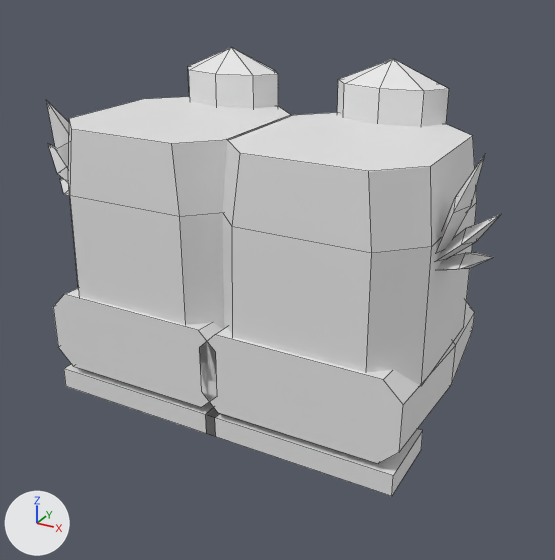
One commit to the FBX model roblox/art/armor/shoes_tier5_normal.fbx: the scene before it, then after it.
The view is the same before and after, from a 50 mm camera at (1.97, -3.4, -1.48) aimed at (0.03, 0.14, -3.25). Arrows for +X, +Y and +Z are at lower left; the lights stay in place. The older version comes first. Mesh edges are drawn as thin lines. Where no turn or scale is listed for an object, it has been applied to the vertices.

Names of what the first picture shows: 'Boot_L', 'Boot_R', 'Greave_L', 'Greave_L_Trim', 'Greave_R', 'Greave_R_Trim'.
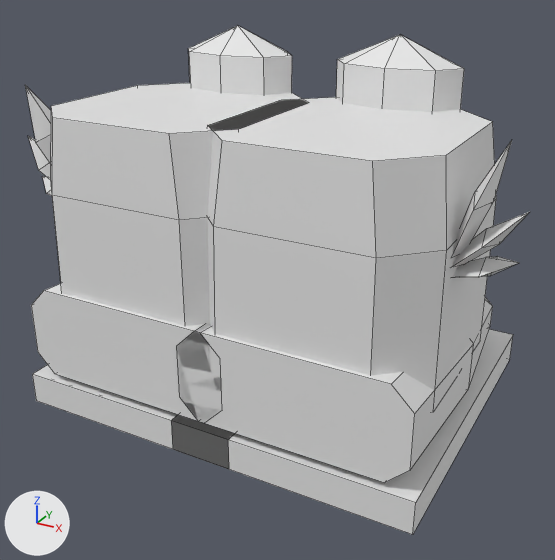
Boxes (x1, y1, x2, y2) around the edits, measured in the pictures (555 x 560 px; the box of a moved part takes in the faces that stretch with it):
'Greave_R', rescaled (13% wider, 15% taller)
    before: (223, 59, 477, 386)
    after: (208, 35, 496, 412)
'Greave_L', rescaled
    before: (68, 48, 291, 329)
    after: (51, 26, 308, 326)
'Boot_R', reshaped (23% wider, 23% taller)
    before: (199, 302, 475, 496)
    after: (172, 297, 513, 535)
'Boot_L', reshaped (20% wider, 28% taller)
    before: (53, 288, 223, 433)
    after: (31, 283, 235, 469)
'Greave_R_Trim', moved, rescaled (20% wider, 19% taller)
    before: (437, 155, 501, 270)
    after: (452, 141, 529, 278)
'Greave_L_Trim', moved, rescaled (12% wider, 14% taller)
    before: (46, 100, 70, 196)
    after: (25, 85, 52, 195)
part 2 of me_boot_l, moved or reshaped
    before: (53, 288, 223, 407)
    after: (31, 283, 222, 423)
part 3 of me_boot_l, added
    after: (32, 365, 235, 469)
part 4 of me_boot_l, deleted
    before: (64, 364, 220, 433)
part 7 of me_boot_r, moved or reshaped
    before: (199, 302, 475, 463)
    after: (176, 297, 493, 483)
part 8 of me_boot_r, added
    after: (172, 329, 513, 535)
part 9 of me_boot_r, deleted
    before: (205, 408, 423, 496)

The change, as a list of edits to the scene's bpy script:
```text
Change me_greave_r_trim:
    used by ob_greave_r_trim; location = (0.5, 0.0, -2.8)
    remove me_greave_r_trim.from_pydata(...)  # 27 vertices, 27 faces; spans x 0.524..0.805, y -0.311..-0.023, z -0.076..0.52
    add me_greave_r_trim.from_pydata(...)  # 27 vertices, 27 faces; spans x 0.603..0.925, y -0.357..-0.027, z -0.087..0.598
    me_greave_r_trim part 5: the whole mesh is scaled about the mesh origin by 1.15
Change me_boot_r:
    used by ob_boot_r; location = (0.5, 0.0, -3.55)
    remove me_boot_r.from_pydata(...)  # 40 vertices, 32 faces; spans x -0.57..0.57, y -0.55..1.03, z -0.35..0.27
    add me_boot_r.from_pydata(...)  # 48 vertices, 38 faces; spans x -0.68..0.68, y -0.66..1.21, z -0.44..0.31
    me_boot_r part 7: the loose piece of 32 vertices spanning x -0.57..0.57, y -0.55..1.03, z -0.22..0.27 is scaled about the mesh origin by 1.15
    me_boot_r part 8: a new loose piece, a box spanning x -0.68..0.68, y -0.66..1.21, z -0.44..-0.25, in mat_shoes_tier5_normal_boot_r (white #e7e7e7)
    me_boot_r part 9: the loose piece of 8 vertices spanning x -0.53..0.53, y -0.55..-0.13, z -0.35..-0.23 is deleted
    other edits to the shape of me_boot_r do not show in these pictures
Change me_boot_l:
    used by ob_boot_l; location = (-0.5, 0.0, -3.55)
    remove me_boot_l.from_pydata(...)  # 40 vertices, 32 faces; spans x -0.57..0.57, y -0.55..1.03, z -0.35..0.27
    add me_boot_l.from_pydata(...)  # 48 vertices, 38 faces; spans x -0.68..0.68, y -0.66..1.21, z -0.44..0.31
    me_boot_l part 2: the loose piece of 32 vertices spanning x -0.57..0.57, y -0.55..1.03, z -0.22..0.27 is scaled about the mesh origin by 1.15
    me_boot_l part 3: a new loose piece, a box spanning x -0.68..0.68, y -0.66..1.21, z -0.44..-0.25, in mat_shoes_tier5_normal_boot_l (white #e7e7e7)
    me_boot_l part 4: the loose piece of 8 vertices spanning x -0.53..0.53, y -0.55..-0.13, z -0.35..-0.23 is deleted
    other edits to the shape of me_boot_l do not show in these pictures
Change me_greave_l_trim:
    used by ob_greave_l_trim; location = (-0.5, 0.0, -2.8)
    remove me_greave_l_trim.from_pydata(...)  # 27 vertices, 27 faces; spans x -0.805..-0.524, y -0.311..-0.023, z -0.076..0.52
    add me_greave_l_trim.from_pydata(...)  # 27 vertices, 27 faces; spans x -0.925..-0.603, y -0.357..-0.027, z -0.087..0.598
    me_greave_l_trim part 1: the whole mesh is scaled about the mesh origin by 1.15
Change me_greave_l:
    used by ob_greave_l; location = (-0.5, 0.0, -2.8)
    remove me_greave_l.from_pydata(...)  # 42 vertices, 42 faces; spans x -0.56..0.56, y -0.53..0.713, z -0.6..0.76
    add me_greave_l.from_pydata(...)  # 42 vertices, 42 faces; spans x -0.644..0.644, y -0.61..0.82, z -0.69..0.874
    me_greave_l part 6: the whole mesh is scaled about the mesh origin by 1.15
Change me_greave_r:
    used by ob_greave_r; location = (0.5, 0.0, -2.8)
    remove me_greave_r.from_pydata(...)  # 42 vertices, 42 faces; spans x -0.56..0.56, y -0.53..0.713, z -0.6..0.76
    add me_greave_r.from_pydata(...)  # 42 vertices, 42 faces; spans x -0.644..0.644, y -0.61..0.82, z -0.69..0.874
    me_greave_r part 10: the whole mesh is scaled about the mesh origin by 1.15
```
